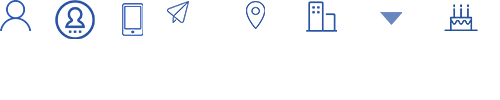
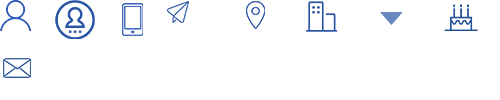
Before/after of a 500 × 100 layered artwork. What changed in the layer stack:
added layer "图层 9" above "图层 8" over (3, 58, 31, 78)
